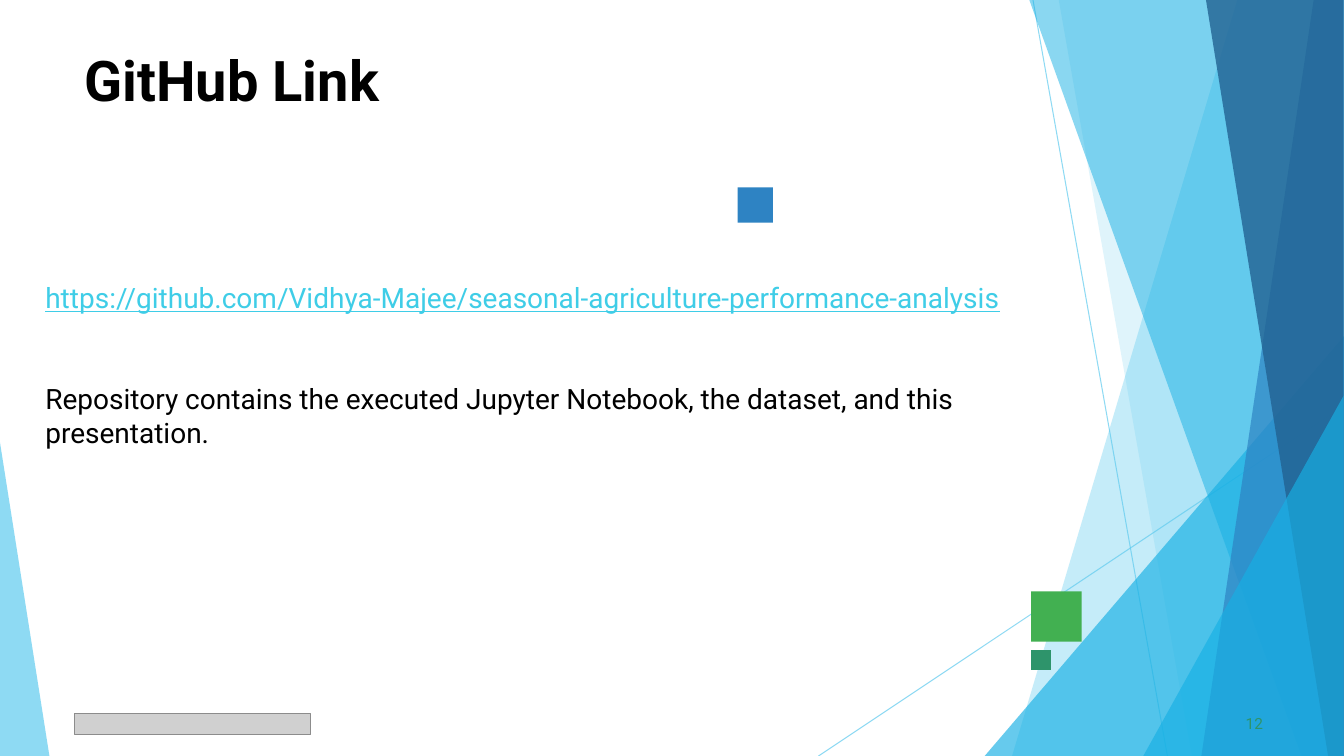
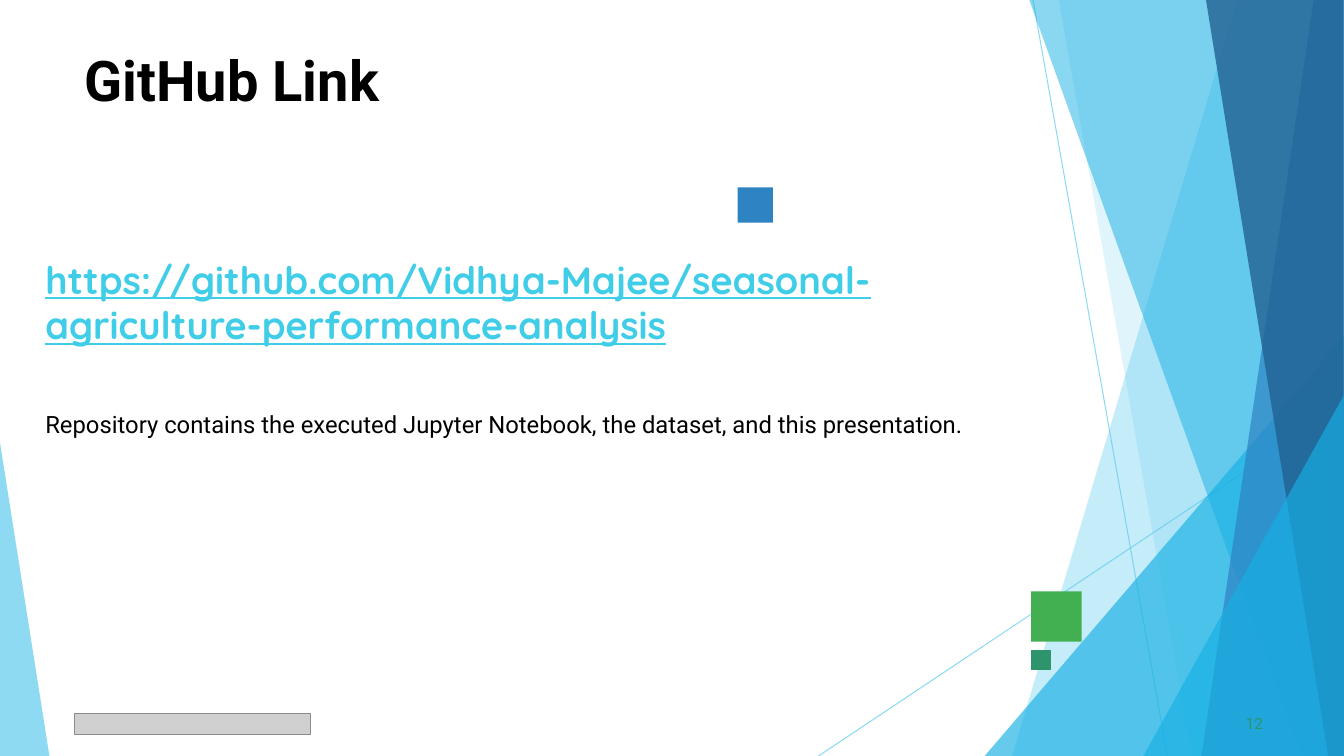
Before and after one commit to Vidhya-Majee/seasonal-agriculture-performance-analysis, a slide deck: slide 12 of Vidhya_Majee___VOIS_Major_Project_PPT_Seasonal_Agriculture_Performance_Analysis.pptx. Drawn at 1344x756 pixels with LibreOffice and Linux fonts; fonts in the diff are those of the drawing; grey boxes stand for pictures. Boxes give left, top, right and bottom in pixels: in the first picture for what was removed or moved away, otherwise in the second. Text is boxed around its words. In the diff, an @@ line names an element or a change of style, - is before the commit and + after.

Commit message:
Seasonal Agriculture Performance Analysis-MAJOR PROJECT

```diff
--- a/Vidhya_Majee___VOIS_Major_Project_PPT_Seasonal_Agriculture_Performance_Analysis.pptx
+++ b/Vidhya_Majee___VOIS_Major_Project_PPT_Seasonal_Agriculture_Performance_Analysis.pptx
@@ text "https://github.com/Vidhya-Majee/seasonal-agriculture-perform ...": place and size @@
-text "https://github.com/Vidhya-Majee/seasonal-agriculture-perform ..." at (45,286,999,449)
+text "https://github.com/Vidhya-Majee/seasonal-agriculture-perform ..." at (45,263,962,438)
@@ text "https://github.com/Vidhya-Majee/seasonal-agriculture-perform ..." at (45,263,962,438): size 20 to 27.2 pt, font Roboto to Quicksand, bold on in "https://github.com/Vidhya-Majee/seasonal-agriculture-perform ..."; size 20 to 17 pt in "Repository contains the executed Jupyter Notebook, the ..." @@
```
Also in this commit, not shown: 11 other slides changed.
